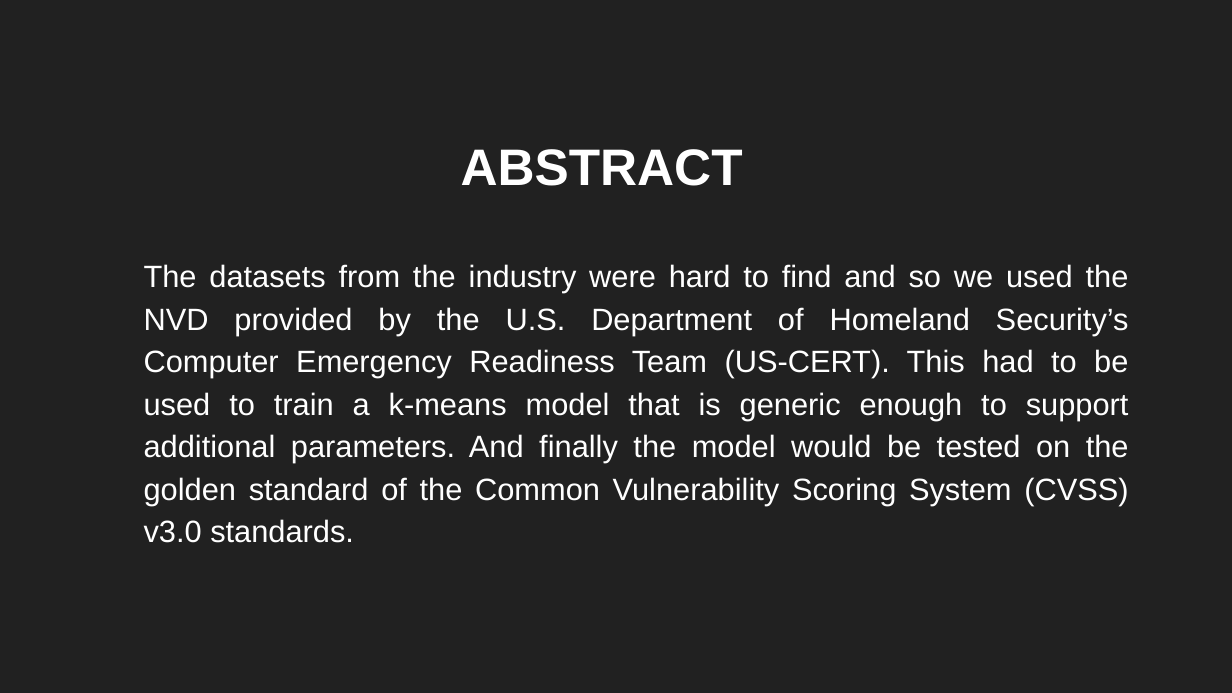
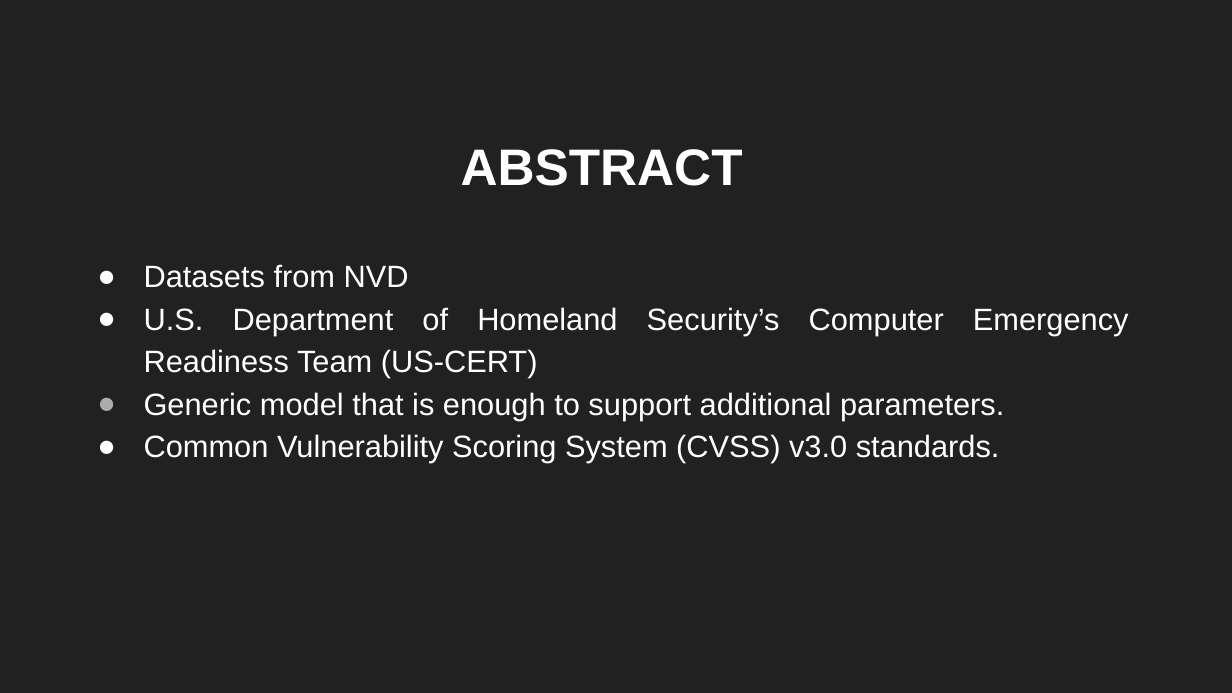
Before and after one commit to sbenstewart/cip-lab, a slide deck: slide 2 of mail these/presentation.pptx. Drawn at 1232x693 pixels with LibreOffice and Linux fonts; fonts in the diff are those of the drawing. Boxes give left, top, right and bottom in pixels: in the first picture for what was removed or moved away, otherwise in the second. Text is boxed around its words. In the diff, an @@ line names an element or a change of style, - is before the commit and + after.

```diff
--- a/mail these/presentation.pptx
+++ b/mail these/presentation.pptx
@@ subtitle at [144,264,1129,463]: text changed @@
-The datasets from the industry were hard to find and so we used the NVD provided by the U.S. Department of Homeland Security’s Computer Emergency Readiness Team (US-CERT). This had to be used to train a k-means model that is generic enough to support additional parameters. And finally the model would be tested on the golden standard of the Common Vulnerability Scoring System (CVSS) v3.0 standards.
+● Datasets from NVD
+● U.S. Department of Homeland Security’s Computer Emergency Readiness Team (US-CERT)
+● Generic model that is enough to support additional parameters.
+● Common Vulnerability Scoring System (CVSS) v3.0 standards.
```
Also in this commit, not shown: 9 other slides changed, 5 slides added, 1 slide removed, 2 other files.
